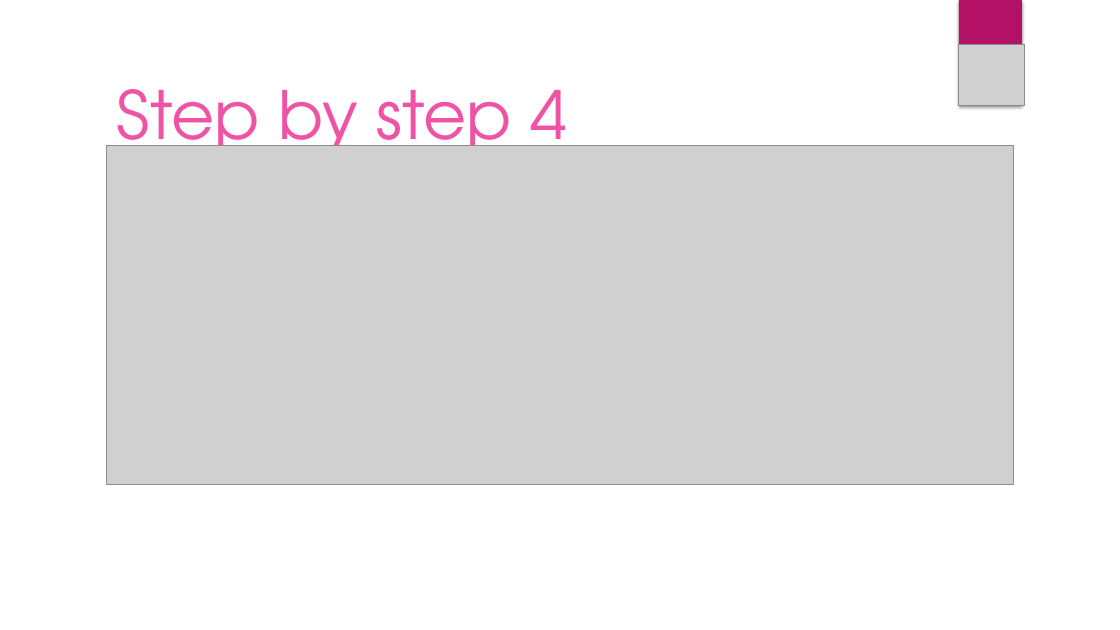
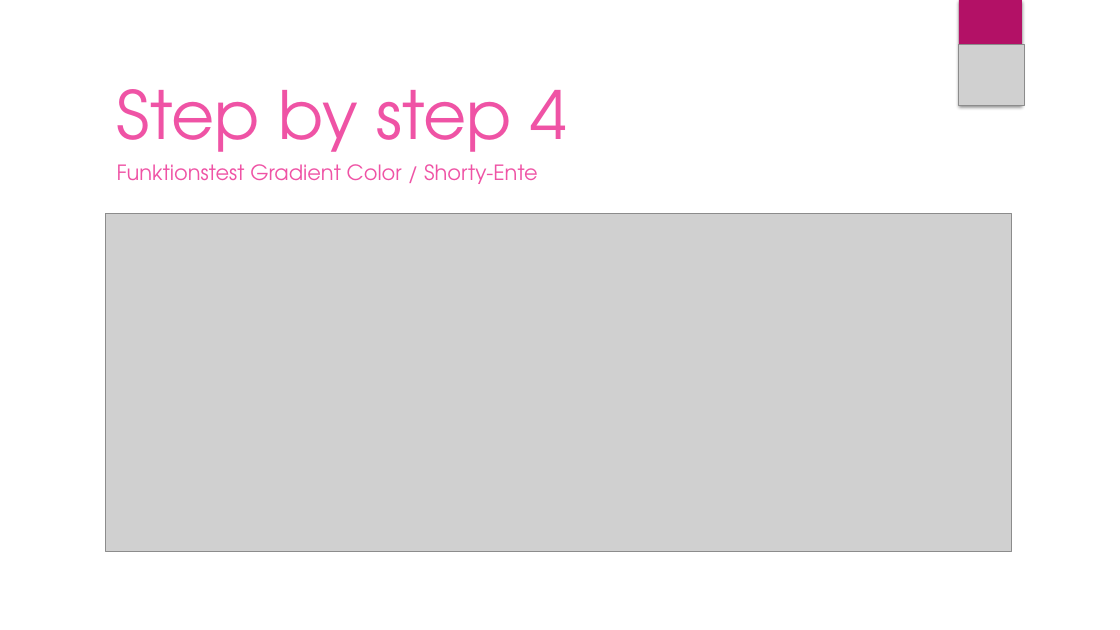
Before and after one commit to Tom-Necke/Dream-Team, a slide deck: slide 10 of Shorty by DreamTeam.pptx. Drawn at 1120x630 pixels with LibreOffice and Linux fonts; fonts in the diff are those of the drawing; grey boxes stand for pictures; background and template pictures are left out. Boxes give left, top, right and bottom in pixels: in the first picture for what was removed or moved away, otherwise in the second. Text is boxed around its words. In the diff, an @@ line names an element or a change of style, - is before the commit and + after.

```diff
--- a/Shorty by DreamTeam.pptx
+++ b/Shorty by DreamTeam.pptx
@@ text added at (x1=117, y1=164, x2=538, y2=184), 18 pt, text #EF53A5 @@
+Funktionstest Gradient Color / Shorty-Ente
@@ picture moved from (x1=107, y1=146, x2=1013, y2=485) to (x1=105, y1=213, x2=1012, y2=552) @@
```
Also in this commit, not shown: 8 other slides changed, 1 slide added, 1 slide removed, 2 other files.
